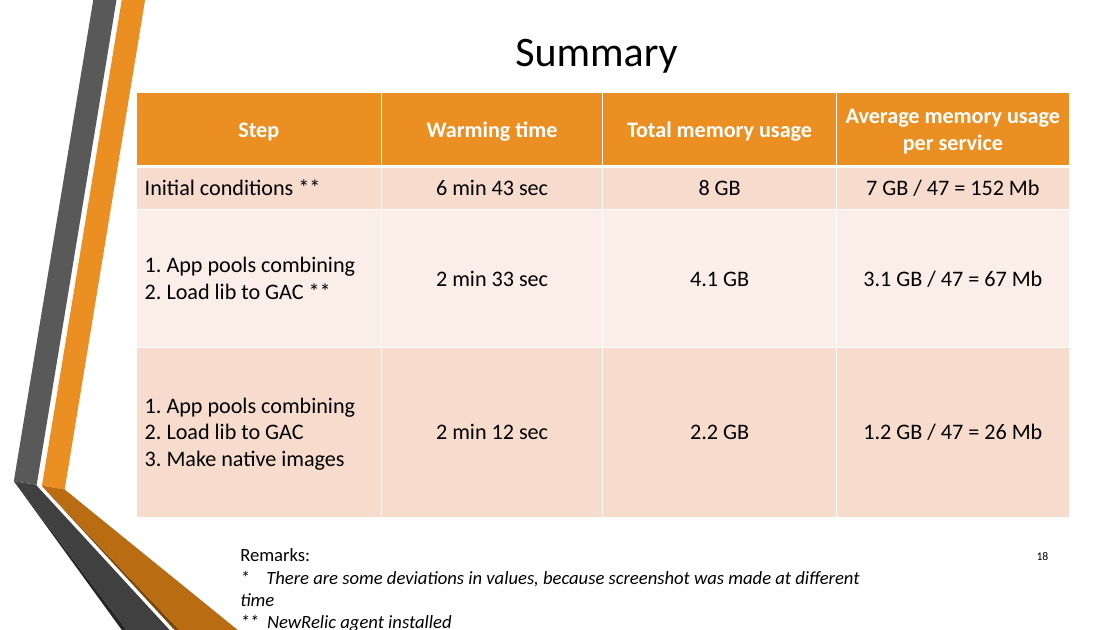
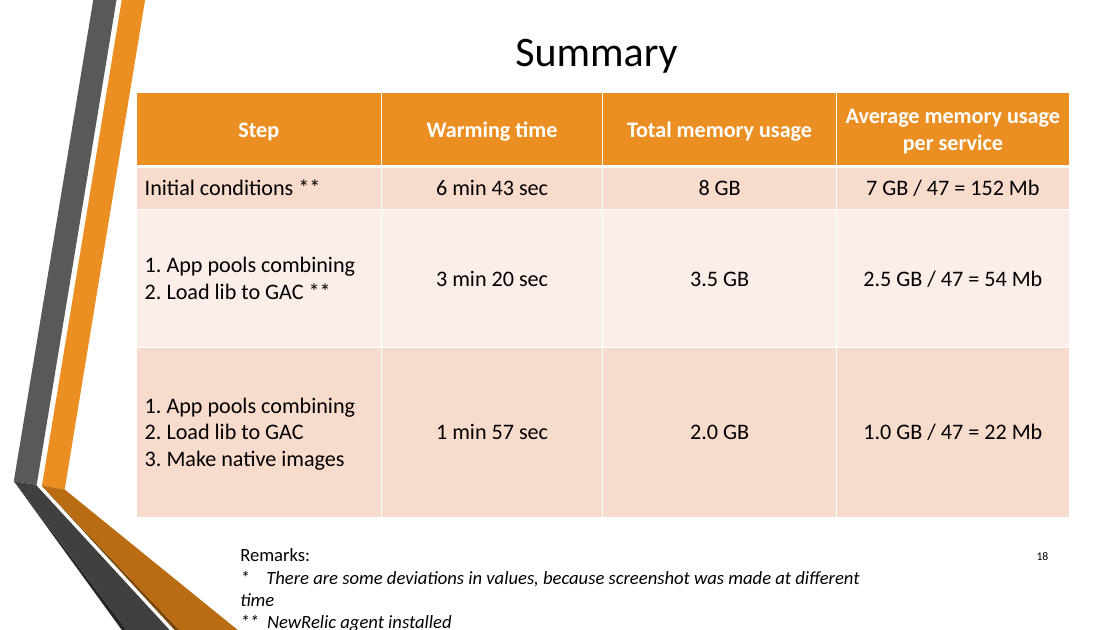
Before and after one commit to sflusov/IISSharingAssemblies, a slide deck: slide 18 of presentation/Sharing common assemblies.pptx. Drawn at 1120x630 pixels with LibreOffice and Linux fonts; fonts in the diff are those of the drawing; background and template pictures are left out. Boxes give left, top, right and bottom in pixels: in the first picture for what was removed or moved away, otherwise in the second. Text is boxed around its words. In the diff, an @@ line names an element or a change of style, - is before the commit and + after.

Commit message:
The final version of a presentation

```diff
--- a/presentation/Sharing common assemblies.pptx
+++ b/presentation/Sharing common assemblies.pptx
@@ table at (136, 92, 1070, 518) @@
-row 3: 1. App pools combining / 2. Load lib to GAC ** | 2 min 33 sec | 4.1 GB | 3.1 GB / 47 = 67 Mb
+row 3: 1. App pools combining / 2. Load lib to GAC ** | 3 min 20 sec | 3.5 GB | 2.5 GB / 47 = 54 Mb
-row 4: 1. App pools combining / 2. Load lib to GAC / 3. Make native images | 2 min 12 sec | 2.2 GB | 1.2 GB / 47 = 26 Mb
+row 4: 1. App pools combining / 2. Load lib to GAC / 3. Make native images | 1 min 57 sec | 2.0 GB | 1.0 GB / 47 = 22 Mb
```
Also in this commit, not shown: 3 other slides changed, 1 slide added.
